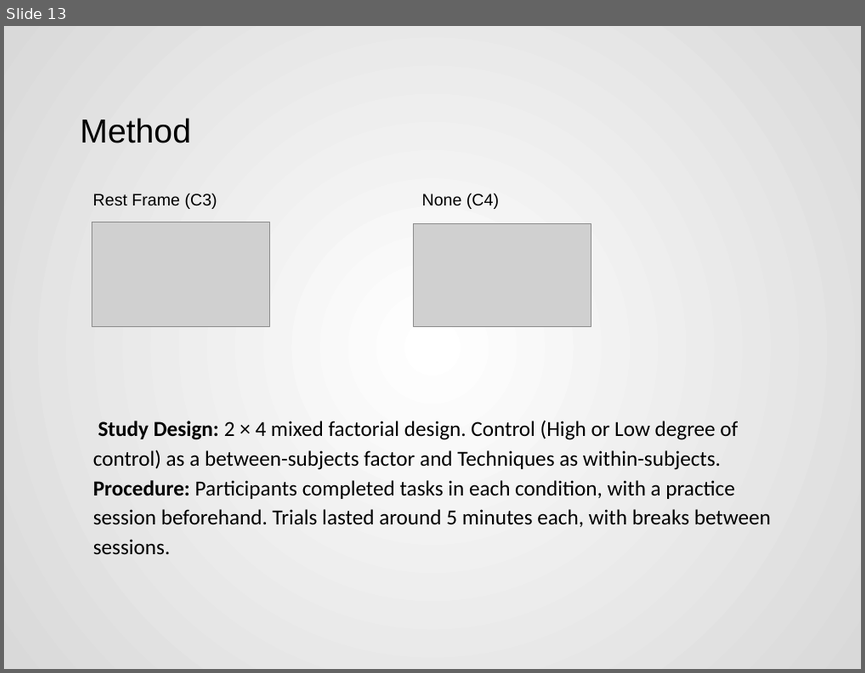
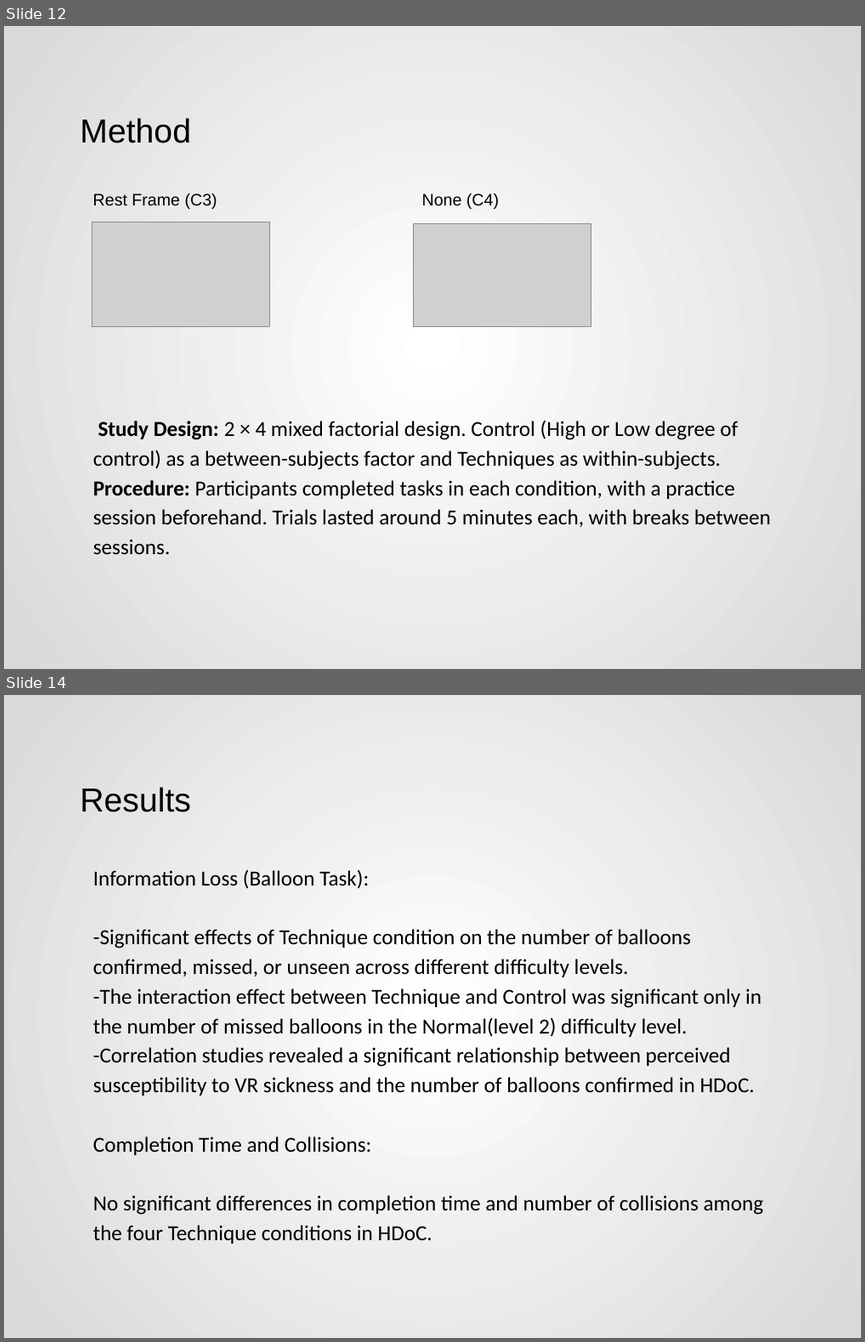
Before and after one commit to Akash3121/3D, a slide deck: Paper-Presentation/Akash - VR_Sickness_Mitigation_Methods_Presentation.pptx. Shown one above the other, each under a label of ours: slide 13 before the commit, slides 12 and 14 after it; the slides between them are not shown. The pictures are 865x673 and 865x1342 pixels, drawn with LibreOffice and Linux fonts; fonts in the diff are those of the drawing; grey boxes stand for pictures. Boxes give left, top, right and bottom in pixels: in the first picture for what was removed or moved away, otherwise in the second. Text is boxed around its words. In the diff, an @@ line names an element or a change of style, - is before the commit and + after.

```diff
--- a/Paper-Presentation/Akash - VR_Sickness_Mitigation_Methods_Presentation.pptx
+++ b/Paper-Presentation/Akash - VR_Sickness_Mitigation_Methods_Presentation.pptx
@@ slide 14 added at bbox=[4, 695, 861, 1338], background gradient #FFFFFF to #D9D9D9 @@
@@ title added at bbox=[80, 787, 191, 812], 28 pt, text #000000 @@
+Results
@@ text added at bbox=[93, 870, 764, 1243], 18 pt, text #000000 @@
+Information Loss (Balloon Task):
+-Significant effects of Technique condition on the number of balloons confirmed, missed, or unseen across different difficulty levels.
+-The interaction effect between Technique and Control was significant only in the number of missed balloons in the Normal(level 2) difficulty level.
+-Correlation studies revealed a significant relationship between perceived susceptibility to VR sickness and the number of balloons confirmed in HDoC.
+Completion Time and Collisions:
+No significant differences in completion time and number of collisions among the four Technique conditions in HDoC.
@@ what was slide 13 is now slide 12 @@
```
Also in this commit, not shown: 4 slides changed, 3 other slides added, 1 slide removed.
